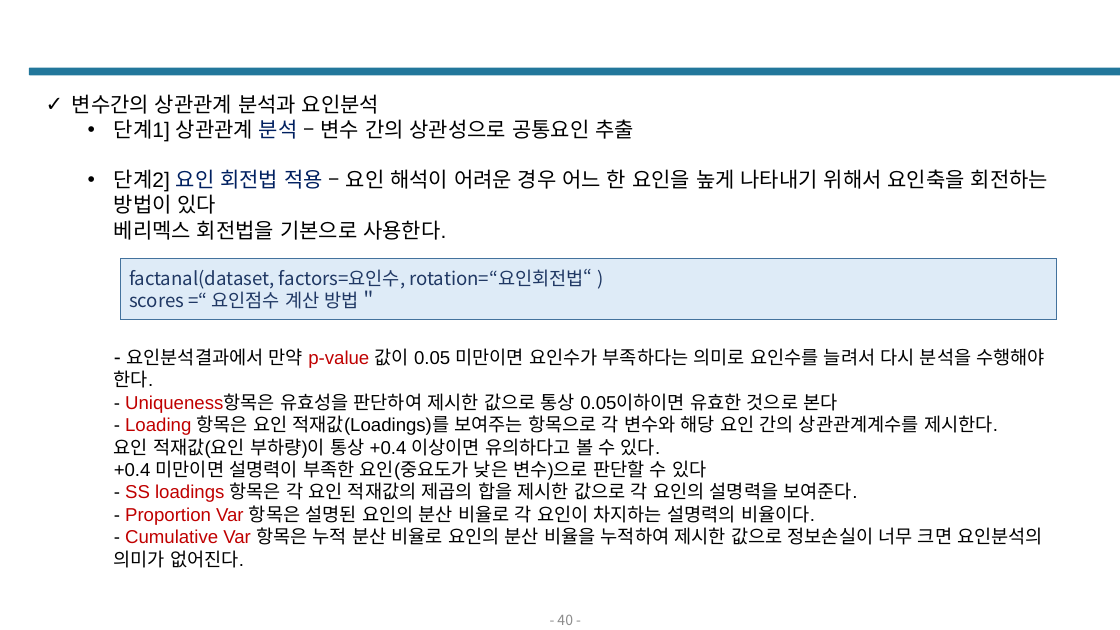
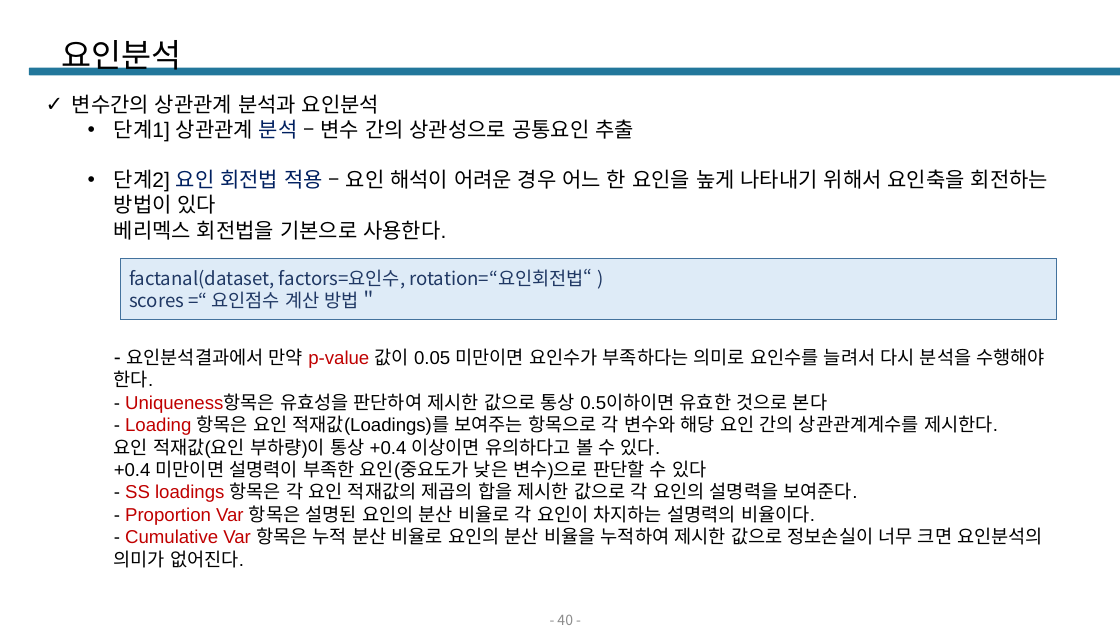
Before and after one commit to Q3333/TIL, a slide deck: slide 40 of BigData/통계/통계v3.pptx. Drawn at 1120x630 pixels with LibreOffice and Linux fonts; fonts in the diff are those of the drawing. Boxes give left, top, right and bottom in pixels: in the first picture for what was removed or moved away, otherwise in the second. Text is boxed around its words. In the diff, an @@ line names an element or a change of style, - is before the commit and + after.

```diff
--- a/BigData/통계/통계v3.pptx
+++ b/BigData/통계/통계v3.pptx
@@ text added at [62, 40, 182, 75], 28 pt, text #000000 @@
+요인분석
@@ text at [114, 169, 1048, 568]: text changed @@
-  • 단계2] 요인 회전법 적용 – 요인 해석이 어려운 경우 어느 한 요인을 높게 나타내기 위해서 요인축을 회전하는 방법이 있다
-    베리멕스 회전법을 기본으로 사용한다.
-    - 요인분석결과에서 만약 p-value 값이 0.05 미만이면 요인수가 부족하다는 의미로 요인수를 늘려서 다시 분석을 수행해야 한다.
-    - Uniqueness항목은 유효성을 판단하여 제시한 값으로 통상 0.05이하이면 유효한 것으로 본다
-    - Loading 항목은 요인 적재값(Loadings)를 보여주는 항목으로 각 변수와 해당 요인 간의 상관관계계수를 제시한다.
-    요인 적재값(요인 부하량)이 통상 +0.4 이상이면 유의하다고 볼 수 있다.
-    +0.4 미만이면 설명력이 부족한 요인(중요도가 낮은 변수)으로 판단할 수 있다
-    - SS loadings 항목은 각 요인 적재값의 제곱의 합을 제시한 값으로 각 요인의 설명력을 보여준다.
-    - Proportion Var 항목은 설명된 요인의 분산 비율로 각 요인이 차지하는 설명력의 비율이다.
-    - Cumulative Var 항목은 누적 분산 비율로 요인의 분산 비율을 누적하여 제시한 값으로 정보손실이 너무 크면 요인분석의 의미가 없어진다.
+  • 단계2] 요인 회전법 적용 – 요인 해석이 어려운 경우 어느 한 요인을 높게 나타내기 위해서 요인축을 회전하는 방법이 있다
+    베리멕스 회전법을 기본으로 사용한다.
+    - 요인분석결과에서 만약 p-value 값이 0.05 미만이면 요인수가 부족하다는 의미로 요인수를 늘려서 다시 분석을 수행해야 한다.
+    - Uniqueness항목은 유효성을 판단하여 제시한 값으로 통상 0.5이하이면 유효한 것으로 본다
+    - Loading 항목은 요인 적재값(Loadings)를 보여주는 항목으로 각 변수와 해당 요인 간의 상관관계계수를 제시한다.
+    요인 적재값(요인 부하량)이 통상 +0.4 이상이면 유의하다고 볼 수 있다.
+    +0.4 미만이면 설명력이 부족한 요인(중요도가 낮은 변수)으로 판단할 수 있다
+    - SS loadings 항목은 각 요인 적재값의 제곱의 합을 제시한 값으로 각 요인의 설명력을 보여준다.
+    - Proportion Var 항목은 설명된 요인의 분산 비율로 각 요인이 차지하는 설명력의 비율이다.
+    - Cumulative Var 항목은 누적 분산 비율로 요인의 분산 비율을 누적하여 제시한 값으로 정보손실이 너무 크면 요인분석의 의미가 없어진다.
```
Also in this commit, not shown: 12 other slides changed, 28 slides added, 1 slide removed, 24 other files.
